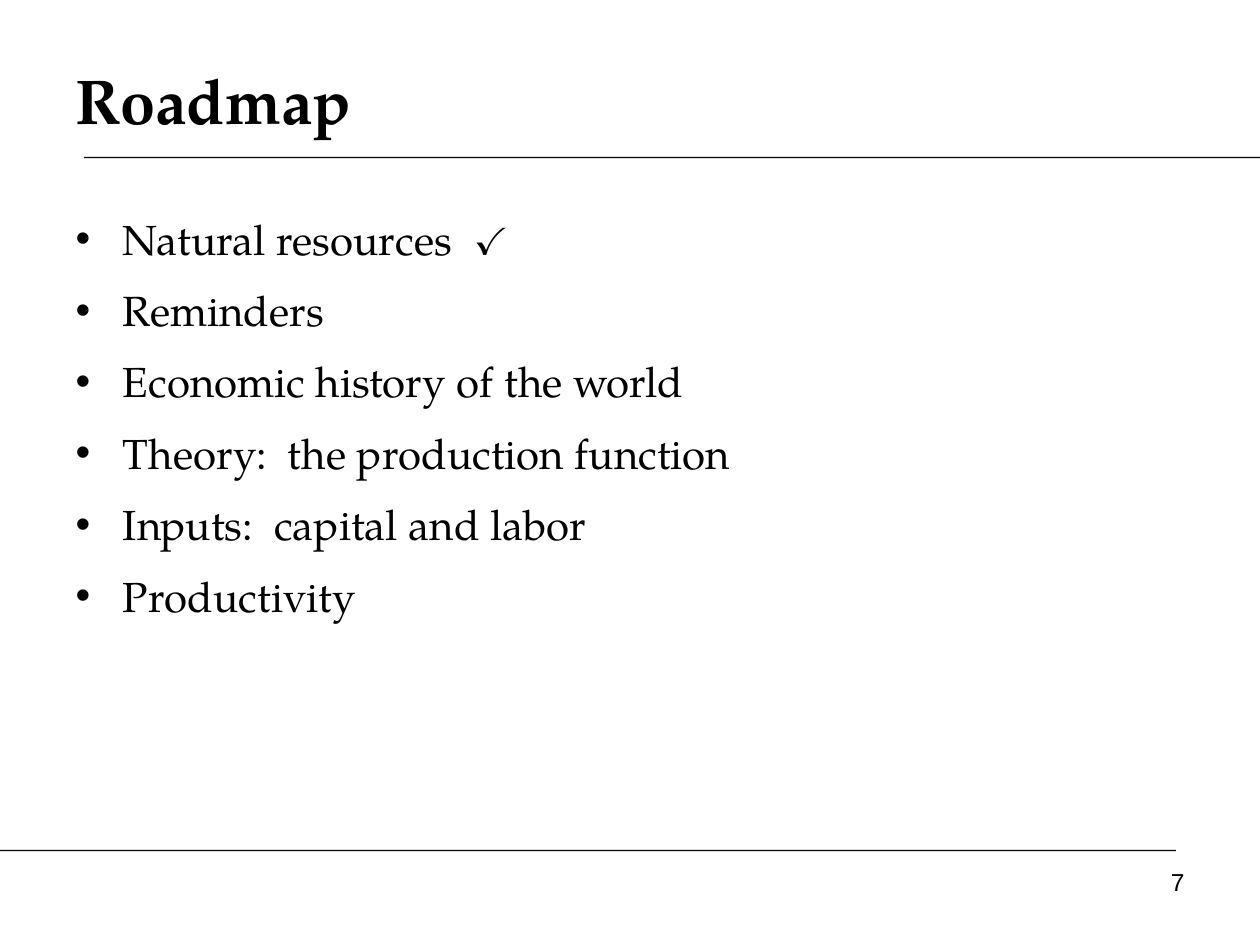
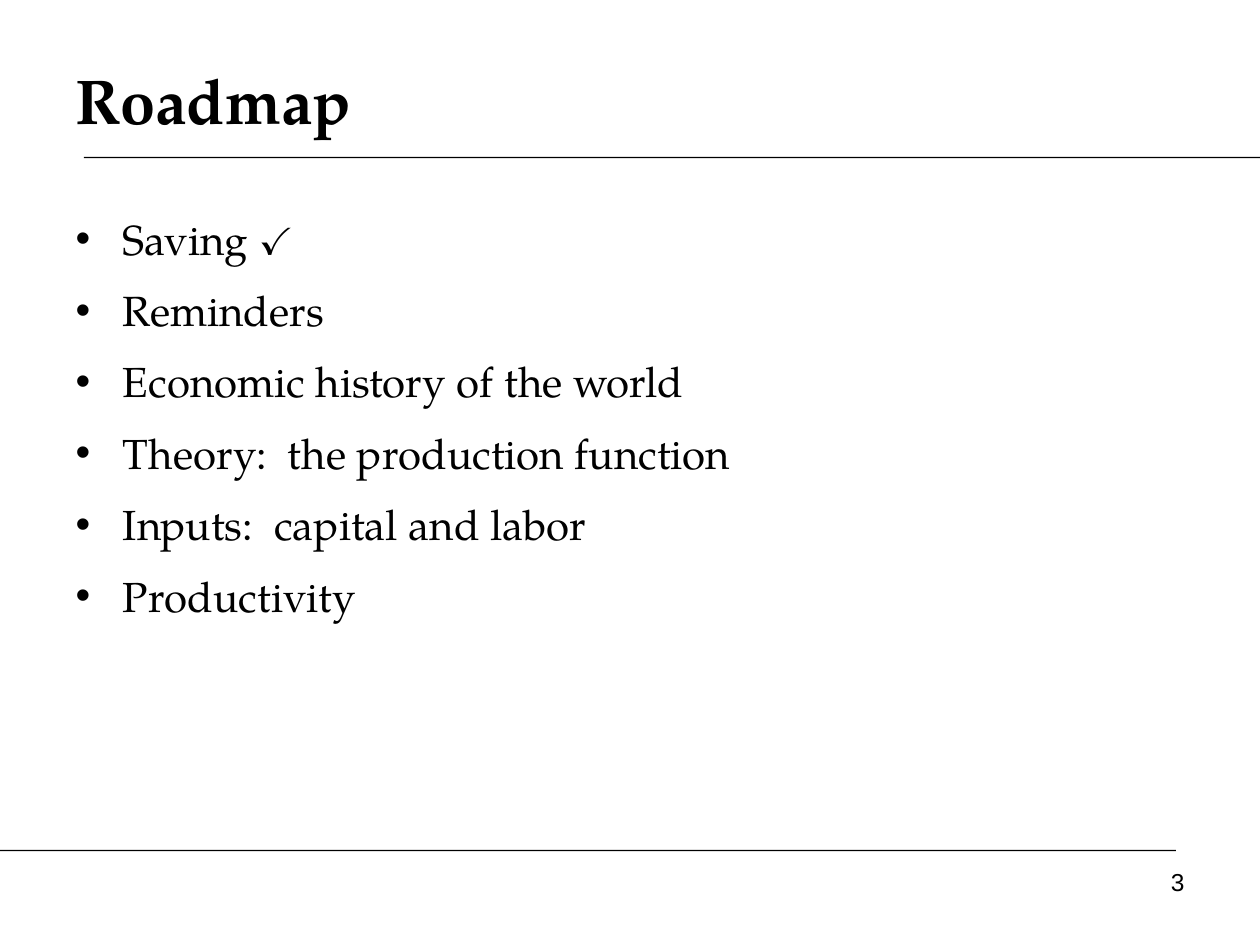
Before and after one commit to DaveBackus/Global_Economy, a slide deck: slide 3 of Slides/slides_growth1_f14.pptx (slide 7 before the commit). Drawn at 1260x945 pixels with LibreOffice and Linux fonts; fonts in the diff are those of the drawing. Boxes give left, top, right and bottom in pixels: in the first picture for what was removed or moved away, otherwise in the second. Text is boxed around its words. In the diff, an @@ line names an element or a change of style, - is before the commit and + after.

```diff
--- a/Slides/slides_growth1_f14.pptx
+++ b/Slides/slides_growth1_f14.pptx
@@ text at (x1=123, y1=225, x2=248, y2=267): text changed @@
-• Natural resources ✓
+• Saving ✓
@@ page number at (x1=1171, y1=874, x2=1185, y2=892): text changed @@
-7
+3
```
Also in this commit, not shown: 8 other slides changed, 2 slides added, 13 slides removed, 8 other files.
